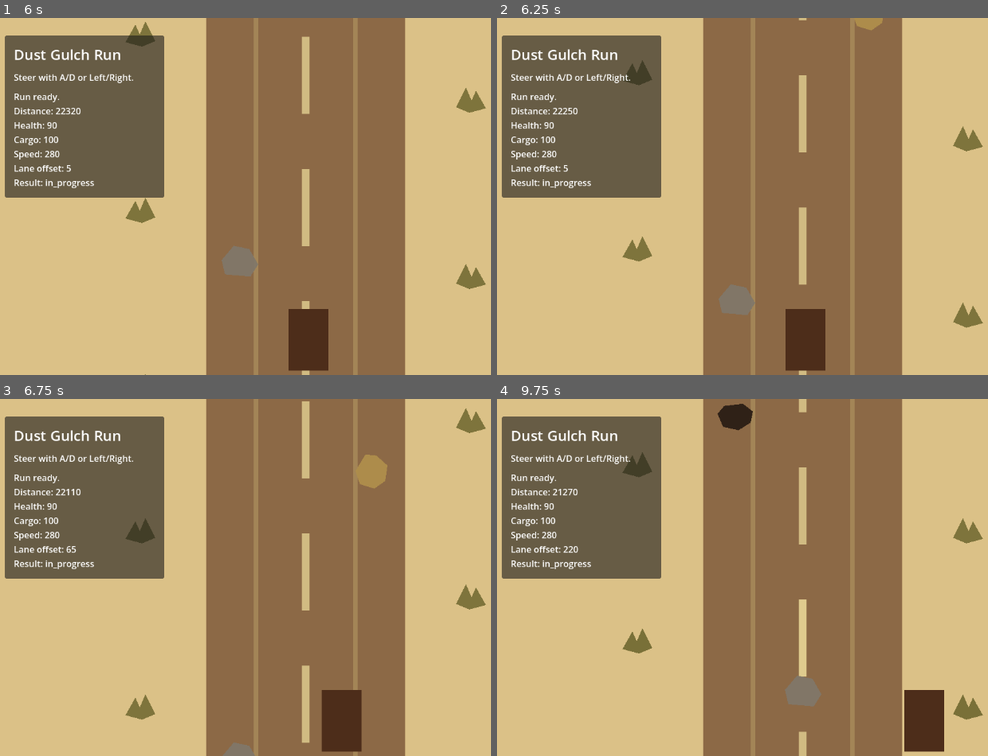
Above: before the commit, frames 1-4 (two rows, left to right).
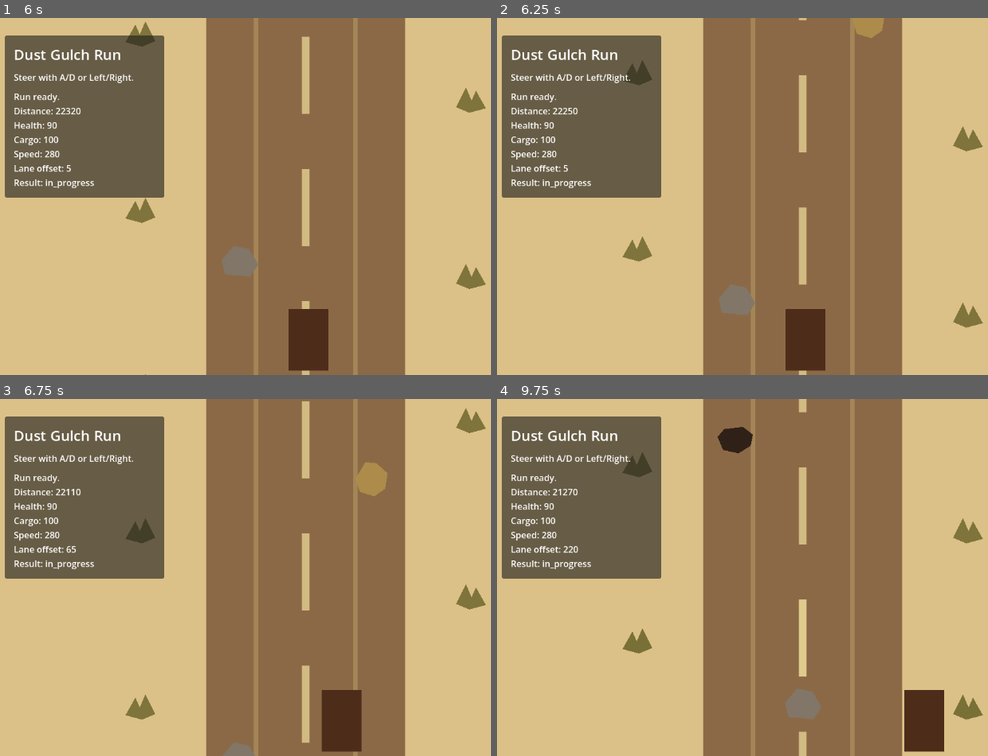
Above: after the commit, the same moments.

Repository: bbenefield89/The-Last-Delivery-to-Dust-Gulch
Game: Godot game, scene res://Scenes/AppRoot/AppRoot.tscn
Same seed, same stepped clock (60 frames per second), same inputs: the game is played once before the commit and once after it.
Inputs (mouse positions are in pixels of both pictures, inside the frame that each line leads up to):
- Up to frame 1 (6 s): tap Enter at 0.5, 5.1 s; move the mouse to (446, 178) at 0.52 s; hold D (steer_right) 0.53-1.25 s; hold Shift 0.53-1.25 s; click (446, 178) at 0.67 s; drag from (176, 214) to (274, 267) at 1.27 s; move the mouse to (368, 117) at 2.02 s; hold D (steer_right) 2.03-2.75 s; tap Ctrl at 2.1 s; drag from (274, 267) to (112, 142) at 2.77 s; move the mouse to (outside the picture) at 3.52 s; hold A (steer_left) 3.53-4.25 s; tap Delete at 3.6 s; drag from (112, 142) to (211, 107) at 4.27 s; move the mouse to (338, 196) at 5.02 s; hold S 5.03-5.75 s; click (338, 196) at 5.17 s; drag from (211, 107) to (176, 214) at 5.77 s
- Up to frame 2 (6.25 s): no input
- Up to frame 3 (6.75 s): move the mouse to (446, 559) at 6.52 s; hold D (steer_right) from 6.53 s (still down); hold Shift from 6.53 s (still down)
- Up to frame 4 (9.75 s): release D (steer_right) at 7.25 s; release Shift at 7.25 s; drag from (673, 595) to (771, 648) at 7.27 s; move the mouse to (865, 498) at 8.02 s; hold S 8.03-8.75 s; tap Ctrl at 8.1 s; drag from (771, 648) to (609, 523) at 8.77 s; move the mouse to (outside the picture) at 9.52 s; hold D (steer_right) from 9.53 s (still down); tap Delete at 9.6 s; click (outside the picture) at 9.67 s

Frame 1 is identical in both runs. In frame 2, 0.1% of the frame differs, in the area x 72-79%, y 0-6%; in frame 3, 0.2%; in frame 4, 1.2%, in the area x 44-67%, y 1-90%.

Commit message:
feat(hazards): ramp route pressure

Diff:
--- a/Scenes/RunScene/run_scene.gd
+++ b/Scenes/RunScene/run_scene.gd
@@ -72,7 +72,7 @@
 		_run_state.distance_remaining - _run_state.current_speed * delta,
 	)
 	_scroll_offset = fposmod(_scroll_offset + _run_state.current_speed * delta, SCROLL_LOOP_HEIGHT)
-	_hazard_spawner.advance(_run_state.current_speed * delta)
+	_hazard_spawner.advance(_run_state.current_speed * delta, _run_state.get_delivery_progress_ratio())
 	_apply_hazard_collisions()
 	_update_impact_feedback(delta)
 	_update_wagon_visual()
--- a/Scripts/Hazards/hazard_spawner.gd
+++ b/Scripts/Hazards/hazard_spawner.gd
@@ -4,6 +4,8 @@
 const LANE_X_POSITIONS := [-120.0, 0.0, 120.0]
 const DEFAULT_SPAWN_Y := -920.0
 const DEFAULT_DESPAWN_Y := 900.0
+const MAX_PROGRESS_SPAWN_MULTIPLIER := 0.55
+const PRESSURE_PAIR_PROGRESS_THRESHOLD := 0.6
 const HAZARD_DAMAGE := {
 	&"pothole": 10,
 	&"rock": 15,
@@ -26,13 +28,18 @@
 
 var _pattern_index := 0
 var _distance_until_next_spawn := 0.0
+var _route_progress_ratio := 0.0
 
 
 func _ready() -> void:
 	_prime_next_spawn()
 
 
-func advance(distance_delta: float) -> void:
+func advance(distance_delta: float, route_progress_ratio: float = 0.0) -> void:
+	_route_progress_ratio = clamp(route_progress_ratio, 0.0, 1.0)
+	if not PATTERN.is_empty():
+		var active_spacing: float = _get_scaled_spacing(PATTERN[_pattern_index]["spacing"])
+		_distance_until_next_spawn = min(_distance_until_next_spawn, active_spacing)
 	_move_hazards(distance_delta)
 	_spawn_hazards(distance_delta)
 	_cleanup_hazards()
@@ -67,18 +74,41 @@
 		_distance_until_next_spawn = INF
 		return
 
-	_distance_until_next_spawn = PATTERN[_pattern_index]["spacing"]
+	var base_spacing: float = PATTERN[_pattern_index]["spacing"]
+	_distance_until_next_spawn = _get_scaled_spacing(base_spacing)
 
 
 func _spawn_current_entry() -> void:
 	var entry: Dictionary = PATTERN[_pattern_index]
 	var hazard_type: StringName = entry["type"]
 	var lane_index: int = entry["lane_index"]
+	_spawn_hazard(hazard_type, lane_index)
+
+	if _route_progress_ratio >= PRESSURE_PAIR_PROGRESS_THRESHOLD:
+		var pressure_lane := _get_pressure_lane_index(lane_index)
+		if pressure_lane != lane_index:
+			var pressure_type: StringName = PATTERN[(_pattern_index + 1) % PATTERN.size()]["type"]
+			_spawn_hazard(pressure_type, pressure_lane, DEFAULT_SPAWN_Y - 110.0)
+
+
+func _spawn_hazard(hazard_type: StringName, lane_index: int, spawn_y: float = DEFAULT_SPAWN_Y) -> void:
 	var hazard := _build_hazard_visual(hazard_type)
-	hazard.position = Vector2(LANE_X_POSITIONS[lane_index], DEFAULT_SPAWN_Y)
+	hazard.position = Vector2(LANE_X_POSITIONS[lane_index], spawn_y)
 	hazard.set_meta("hazard_type", hazard_type)
 	hazard.set_meta("lane_index", lane_index)
 	add_child(hazard)
+
+
+func _get_scaled_spacing(base_spacing: float) -> float:
+	var multiplier: float = lerp(1.0, MAX_PROGRESS_SPAWN_MULTIPLIER, _route_progress_ratio)
+	return max(140.0, base_spacing * multiplier)
+
+
+func _get_pressure_lane_index(primary_lane_index: int) -> int:
+	if primary_lane_index == 1:
+		return 0 if _route_progress_ratio < 0.85 else 2
+
+	return 1
 
 
 func _build_hazard_visual(hazard_type: StringName) -> Polygon2D:
--- a/Tests/Unit/test_hazard_spawner.gd
+++ b/Tests/Unit/test_hazard_spawner.gd
@@ -78,3 +78,39 @@
 	assert_eq(collisions.size(), 1)
 	assert_eq(collisions[0]["type"], &"pothole")
 	assert_eq(collisions[0]["damage"], 10)
+
+
+func test_route_progress_reduces_spawn_spacing_for_faster_pacing() -> void:
+	var spawner := HazardSpawnerType.new()
+	add_child_autofree(spawner)
+	await wait_process_frames(1)
+
+	spawner.advance(300.0, 0.0)
+	assert_eq(spawner.get_child_count(), 0)
+
+	spawner.advance(200.0, 0.0)
+	assert_eq(spawner.get_child_count(), 1)
+
+	var accelerated_spawner := HazardSpawnerType.new()
+	add_child_autofree(accelerated_spawner)
+	await wait_process_frames(1)
+
+	accelerated_spawner.advance(300.0, 1.0)
+	assert_true(accelerated_spawner.get_child_count() >= 1)
+
+
+func test_late_route_progress_adds_pressure_pair_hazard() -> void:
+	var spawner := HazardSpawnerType.new()
+	add_child_autofree(spawner)
+	await wait_process_frames(1)
+
+	spawner.advance(500.0, 0.75)
+
+	assert_eq(spawner.get_child_count(), 2)
+
+	var primary_hazard: Polygon2D = spawner.get_child(0)
+	var pressure_hazard: Polygon2D = spawner.get_child(1)
+
+	assert_eq(primary_hazard.get_meta("lane_index"), 1)
+	assert_eq(pressure_hazard.get_meta("lane_index"), 0)
+	assert_eq(pressure_hazard.get_meta("hazard_type"), &"rock")
--- a/Tests/Unit/test_run_scene.gd
+++ b/Tests/Unit/test_run_scene.gd
@@ -223,3 +223,18 @@
 	dash_positions.sort()
 	assert_true(dash_positions.size() >= 13)
 	assert_true(dash_positions.back() >= 0.0)
+
+
+func test_late_route_progress_spawns_more_hazard_pressure() -> void:
+	var scene = RUN_SCENE.instantiate()
+	add_child_autofree(scene)
+	await wait_process_frames(1)
+
+	var state := RunStateType.new()
+	state.distance_remaining = RunStateType.DEFAULT_ROUTE_DISTANCE * 0.2
+	scene.setup(state)
+
+	var spawner = scene.get_node("%HazardSpawner")
+	scene._process(2.0)
+
+	assert_true(spawner.get_child_count() >= 2)
Not shown, changed: kanban_tasks_data.kanban
